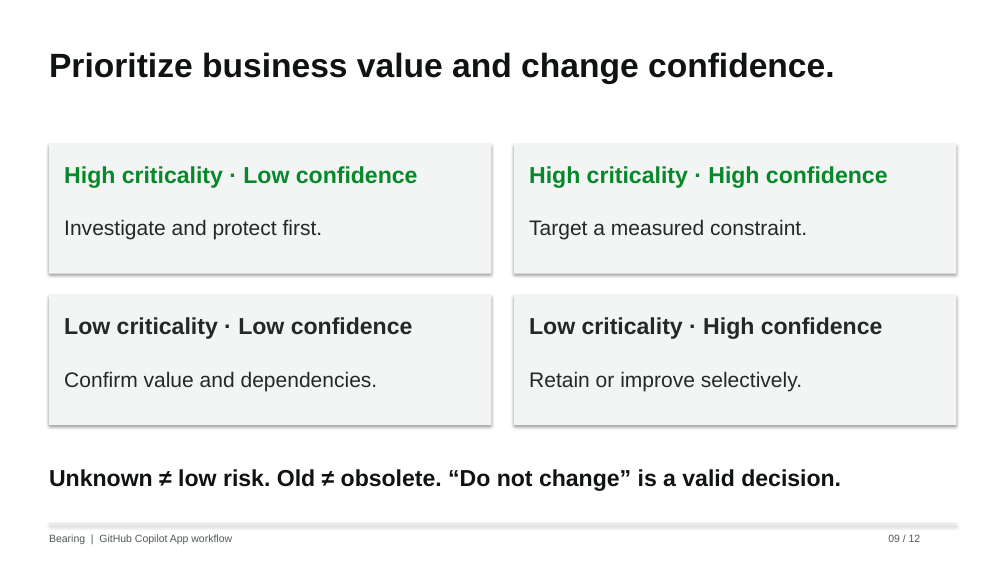
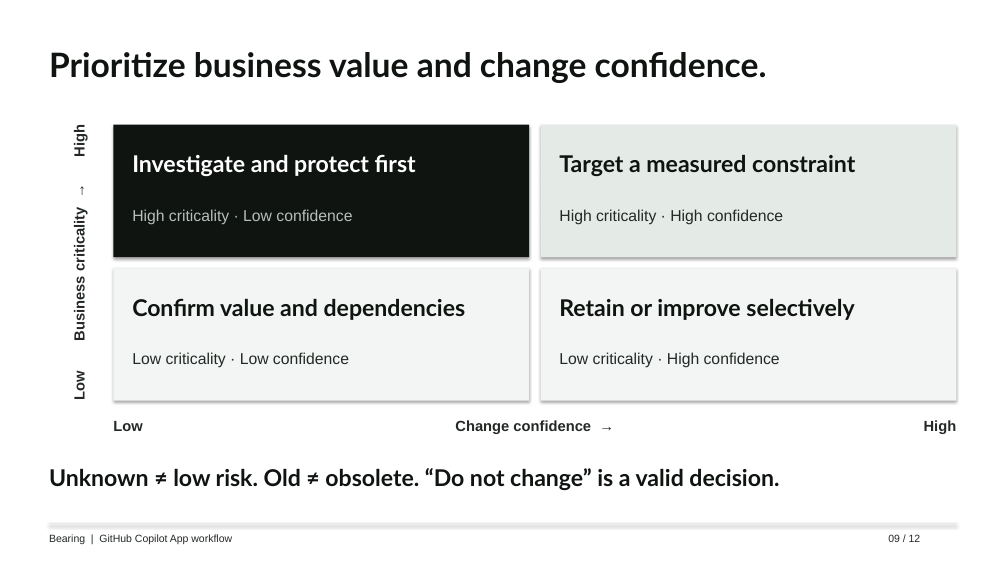
Before and after one commit to eltyagi/bearingV2, a slide deck: slide 9 of submission/modernization-assessment.pptx. Drawn at 1008x567 pixels with LibreOffice and Linux fonts; fonts in the diff are those of the drawing. Boxes give left, top, right and bottom in pixels: in the first picture for what was removed or moved away, otherwise in the second. Text is boxed around its words. In the diff, an @@ line names an element or a change of style, - is before the commit and + after.

```diff
--- a/submission/modernization-assessment.pptx
+++ b/submission/modernization-assessment.pptx
@@ text "Prioritize business value and change ..." at bbox=[49, 52, 767, 83]: font Arial to Lato @@
@@ text added at bbox=[71, 128, 87, 156], 14 pt, text #232925, bold @@
+High
@@ rectangle: place and size @@
-rectangle at bbox=[514, 144, 957, 274]
+rectangle at bbox=[113, 125, 529, 257]
@@ rectangle at bbox=[113, 125, 529, 257]: fill #F2F5F3 to #101411 @@
@@ rectangle: place and size @@
-rectangle at bbox=[49, 295, 492, 425]
+rectangle at bbox=[541, 125, 957, 257]
@@ rectangle at bbox=[541, 125, 957, 257]: fill #F2F5F3 to #E4EBE6 @@
@@ text at bbox=[132, 154, 416, 176]: text changed; size 20 to 22 pt; font Arial to Lato; text colour #232925 to #FFFFFF; bold on @@
-Investigate and protect first.
+Investigate and protect first
@@ text at bbox=[559, 155, 855, 176]: text changed; size 20 to 22 pt; font Arial to Lato; text colour #232925 to #101411; bold on @@
-Target a measured constraint.
+Target a measured constraint
@@ text "High criticality · Low confidence": place and size @@
-text "High criticality · Low confidence" at bbox=[64, 166, 418, 188]
+text "High criticality · Low confidence" at bbox=[132, 209, 352, 225]
@@ text "High criticality · Low confidence" at bbox=[132, 209, 352, 225]: size 22 to 15 pt, text colour #08872B to #B6BFB8, bold off @@
@@ text "High criticality · High confidence": place and size @@
-text "High criticality · High confidence" at bbox=[529, 166, 888, 188]
+text "High criticality · High confidence" at bbox=[559, 209, 783, 225]
@@ text "High criticality · High confidence" at bbox=[559, 209, 783, 225]: size 22 to 15 pt, text colour #08872B to #232925, bold off @@
@@ text added at bbox=[71, 213, 87, 340], 14 pt, text #232925, bold @@
+Business criticality →
@@ rectangle: place and size @@
-rectangle at bbox=[514, 295, 957, 425]
+rectangle at bbox=[113, 268, 529, 401]
@@ rectangle: place and size @@
-rectangle at bbox=[49, 144, 492, 274]
+rectangle at bbox=[541, 268, 957, 401]
@@ text at bbox=[132, 298, 466, 320]: text changed; size 20 to 22 pt; font Arial to Lato; text colour #232925 to #101411; bold on @@
-Confirm value and dependencies.
+Confirm value and dependencies
@@ text at bbox=[559, 299, 854, 320]: text changed; size 20 to 22 pt; font Arial to Lato; text colour #232925 to #101411; bold on @@
-Retain or improve selectively.
+Retain or improve selectively
@@ text "Low criticality · Low confidence" at bbox=[132, 352, 349, 368]: size 22 to 15 pt, bold off @@
@@ text "Low criticality · Low confidence": place and size @@
-text "Low criticality · Low confidence" at bbox=[64, 317, 413, 339]
+text "Low criticality · Low confidence" at bbox=[132, 352, 349, 368]
@@ text "Low criticality · High confidence": place and size @@
-text "Low criticality · High confidence" at bbox=[529, 317, 883, 339]
+text "Low criticality · High confidence" at bbox=[559, 352, 780, 368]
@@ text "Low criticality · High confidence" at bbox=[559, 352, 780, 368]: size 22 to 15 pt, bold off @@
@@ text added at bbox=[71, 373, 87, 399], 14 pt, text #232925, bold @@
+Low
@@ text added at bbox=[113, 421, 142, 431], 14 pt, text #232925, bold @@
+Low
@@ text added at bbox=[455, 420, 591, 434], 14 pt, text #232925, bold @@
+Change confidence →
@@ text added at bbox=[924, 420, 957, 434], 14 pt, text #232925, bold @@
+High
@@ text "Unknown ≠ low risk. Old ..." at bbox=[49, 468, 779, 490]: font Arial to Lato @@
@@ text "Bearing | GitHub Copilot App ..." at bbox=[49, 534, 232, 544]: text colour #505B53 to #232925 @@
@@ text "09 / 12" at bbox=[888, 534, 921, 542]: text colour #505B53 to #232925 @@
```
Also in this commit, not shown: 11 other slides changed, 1 other file.
